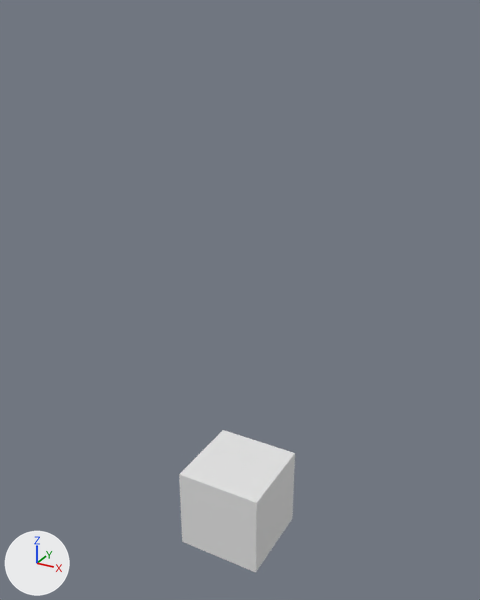
Renders of the Blender file pullup-bar.blend from each side of a commit.
Both versions are drawn from a 50 mm camera at (6.19, -11.18, 10.78) aimed at (-0.05, 0.17, 5.11). The axes (+X, +Y, +Z) are drawn at lower left. The lights are the same throughout.

The older version as bpy lines, for what is in view:
```python
me_cube = bpy.data.meshes.new('Cube')
me_cube.from_pydata(...)  # a box spanning x -1.0..1.0, y -1.0..1.0, z -1.0..1.0
me_cube.materials.append(mat_material)  # white #e7e7e7
ob_cube = bpy.data.objects.new('Cube', me_cube)
ob_cube.location = (0.0, 0.0, 0.0)
```
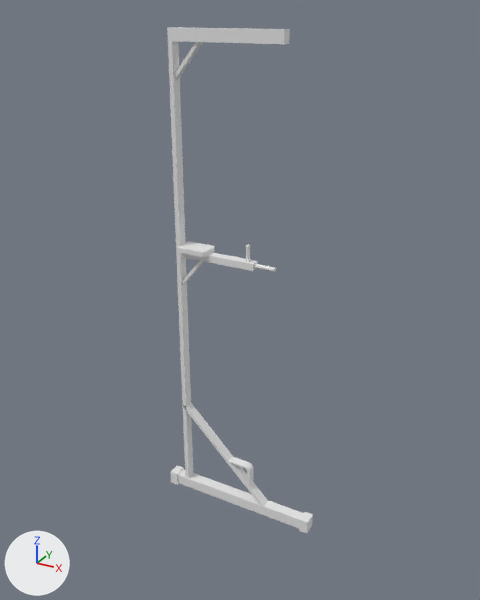
Commit message: Step 1 Pull-Up Bar

Patch to the scene script:
```diff
--- a/pullup-bar.blend.py
+++ b/pullup-bar.blend.py
@@ me_cube @@
-me_cube.from_pydata(...)  # 8 vertices, 6 faces; spans x -1.0..1.0, y -1.0..1.0, z -1.0..1.0
+me_cube.from_pydata(...)  # 36 vertices, 34 faces; spans x -1.12..1.12, y -1.24..1.24, z -1.24..1.24
+# me_cube part 1
+# 2 faces are deleted
+# 16 vertices are added at x -1.12..1.12, y -1.24..1.0, z -1.24..1.24
+# 12 new vertices lie (0.0, 2.48, 0.0) away from vertices in x -1.12..1.12, y -1.24, z -1.24..1.24
+# 30 new faces join them
 me_cube.materials.append(mat_material)
@@ ob_cube @@
 ob_cube.location = (0.0, 0.0, 0.0)
+ob_cube.scale = (1.66, 0.123, 0.129)
@@ ob_cube_008 @@
+ob_cube_008 = bpy.data.objects.new('Cube.008', me_cube_011)  # a box spanning x -1.0..1.0, y -1.0..1.0, z -1.0..2.34
+ob_cube_008.location = (-0.72, 0.0, 10.33)
+ob_cube_008.rotation_euler = (0.0, 1.571, 0.0)  # degrees (0, 90, 0)
+ob_cube_008.scale = (0.118, 0.108, 0.72)
@@ ob_cube_007 @@
+ob_cube_007 = bpy.data.objects.new('Cube.007', me_cube_010)  # a box spanning x -1.0..1.0, y -1.0..1.0, z -1.0..1.0
+ob_cube_007.location = (-1.09, 0.0, 9.88)
+ob_cube_007.rotation_euler = (0.0, 0.698, 0.0)  # degrees (0, 40, 0)
+ob_cube_007.scale = (0.034, 0.0651, 0.497)
@@ ob_cylinder_001 @@
+ob_cylinder_001 = bpy.data.objects.new('Cylinder.001', me_cylinder_001)  # 224 vertices, 194 faces; spans x -0.041..0.041, y -0.041..0.041, z -0.178..0.178
+ob_cylinder_001.location = (0.56, 0.0, 6.02)
+ob_cylinder_001.rotation_euler = (0.0, 1.571, 0.0)  # degrees (0, 90, 0)
+ob_cylinder_001.scale = (1.14, 1.14, 1.57)
@@ ob_cylinder @@
+ob_cylinder = bpy.data.objects.new('Cylinder', me_cylinder_001.copy())
+ob_cylinder.location = (0.22, 0.0, 6.26)
+ob_cylinder.scale = (0.957, 0.957, 1.0)
@@ ob_cube_006 @@
+ob_cube_006 = bpy.data.objects.new('Cube.006', me_cube_009)  # 48 vertices, 26 faces; spans x -0.041..0.041, y -0.204..0.204, z -0.304..0.304
+ob_cube_006.location = (-1.01, 0.0, 6.14)
+ob_cube_006.rotation_euler = (0.0, 1.571, 0.0)  # degrees (0, 90, 0)
+ob_cube_006.scale = (1.27, 1.13, 1.11)
@@ ob_cube_005 @@
+ob_cube_005 = bpy.data.objects.new('Cube.005', me_cube_010.copy())
+ob_cube_005.location = (-0.5, 0.0, 6.02)
+ob_cube_005.rotation_euler = (0.0, 1.571, 0.0)  # degrees (0, 90, 0)
+ob_cube_005.scale = (0.074, 0.106, 0.884)
@@ ob_cube_004 @@
+ob_cube_004 = bpy.data.objects.new('Cube.004', me_cube_010.copy())
+ob_cube_004.location = (-1.09, 0.0, 5.64)
+ob_cube_004.rotation_euler = (0.0, 0.698, 0.0)  # degrees (0, 40, 0)
+ob_cube_004.scale = (0.034, 0.0651, 0.497)
@@ ob_cube_003 @@
+ob_cube_003 = bpy.data.objects.new('Cube.003', me_cube_006)  # 200 vertices, 198 faces; spans x -0.033..0.033, y -0.108..0.108, z -0.737..0.737; modifiers SIMPLE_DEFORM
+ob_cube_003.location = (0.32, 0.0, 0.94)
+ob_cube_003.scale = (0.825, 0.905, 0.605)
@@ ob_cube_002 @@
+ob_cube_002 = bpy.data.objects.new('Cube.002', me_cube_010.copy())
+ob_cube_002.location = (-0.3, 0.0, 1.11)
+ob_cube_002.rotation_euler = (0.0, -0.785, 0.0)  # degrees (0, -45, 0)
+ob_cube_002.scale = (0.0391, 0.108, 1.56)
@@ ob_cube_001 @@
+ob_cube_001 = bpy.data.objects.new('Cube.001', me_cube_011.copy())
+ob_cube_001.location = (-1.39, 0.0, 3.1)
+ob_cube_001.scale = (0.0485, 0.108, 3.05)
```

Changed parts and their boxes (x1, y1, x2, y2) in the pictures (480 x 600 px):
'Cube', reshaped, rescaled (23% wider, 52% shorter): before (179, 430, 295, 573); after (170, 465, 313, 533)
'Cube.001', added: after (168, 41, 193, 478)
'Cube.008', added: after (167, 27, 290, 44)
'Cube.002', added: after (183, 403, 268, 506)
'Cube.005', added: after (180, 253, 258, 271)
'Cube.006', added: after (178, 242, 215, 257)
'Cube.007', added: after (175, 42, 203, 80)
'Cube.003', added: after (229, 457, 253, 487)
'Cube.004', added: after (182, 261, 204, 285)
'Cylinder.001', added: after (254, 264, 276, 272)
'Cylinder', added: after (246, 244, 250, 262)
part 1 of me_cube, built on: before (256, 454, 295, 572); after (170, 465, 313, 533)
